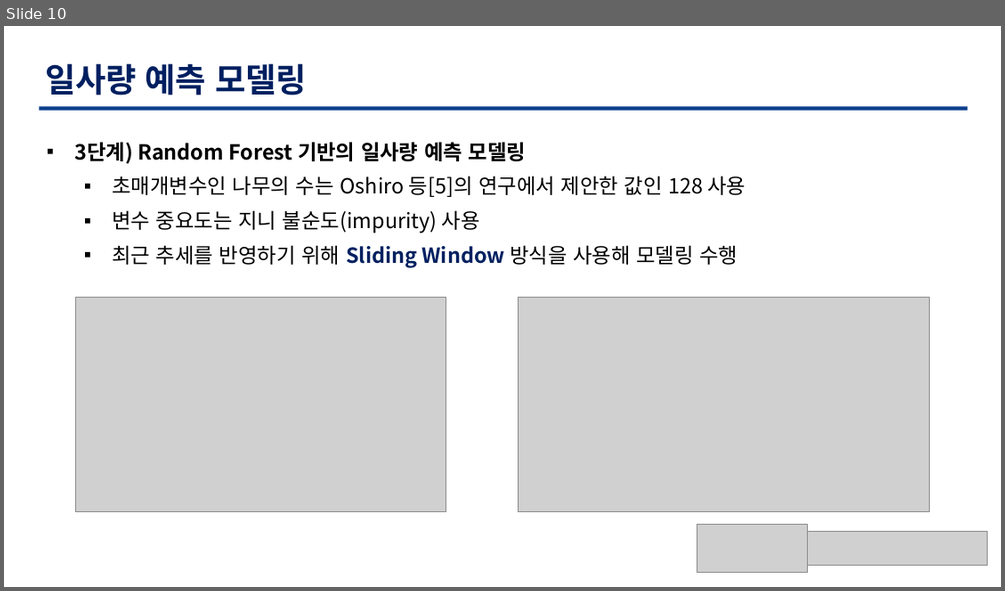
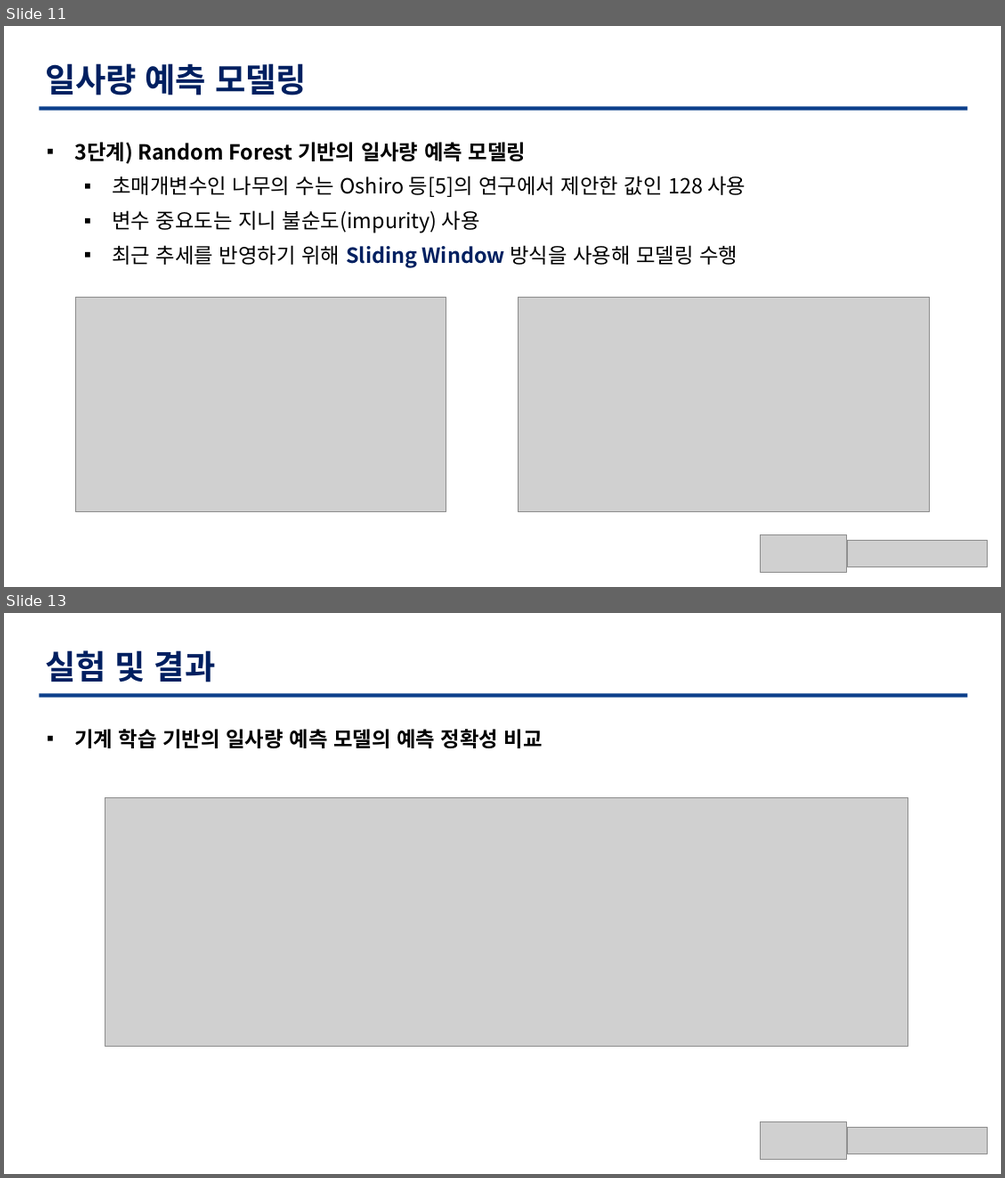
Before and after one commit to TaegyuHan/Solar_radiation_prediction_model, a slide deck: KICS_PT/[KICS] 모델 poster.pptx. Shown one above the other, each under a label of ours: slide 10 before the commit, slides 11 and 13 after it; the slides between them are not shown. The pictures are 1005x591 and 1005x1178 pixels, drawn with LibreOffice and Linux fonts; fonts in the diff are those of the drawing; grey boxes stand for pictures. Boxes give left, top, right and bottom in pixels: in the first picture for what was removed or moved away, otherwise in the second. Text is boxed around its words. In the diff, an @@ line names an element or a change of style, - is before the commit and + after.

```diff
--- a/KICS_PT/[KICS] 모델 poster.pptx
+++ b/KICS_PT/[KICS] 모델 poster.pptx
@@ slide 13 added at (4, 613, 1001, 1174), background #FFFFFF @@
@@ text added at (45, 650, 215, 682), 32 pt, text #001F60, bold @@
+실험 및 결과
@@ freeform shape added at (39, 694, 968, 698), fill #0C3F8B @@
@@ text added at (74, 729, 542, 748), 20 pt, text #000000, bold @@
+▪ 기계 학습 기반의 일사량 예측 모델의 예측 정확성 비교
@@ picture added at (105, 798, 909, 1046) @@
@@ picture added at (760, 1121, 848, 1159) @@
@@ picture added at (847, 1127, 987, 1153) @@
@@ what was slide 10 is now slide 11 @@
@@ slide 11 changed as well @@
@@ picture: place and size @@
-picture at (697, 524, 808, 572)
+picture at (760, 534, 848, 572)
@@ picture: place and size @@
-picture at (808, 531, 988, 565)
+picture at (847, 540, 987, 566)
```
Also in this commit, not shown: 11 other slides changed, 2 other slides added, 2 slides removed.
